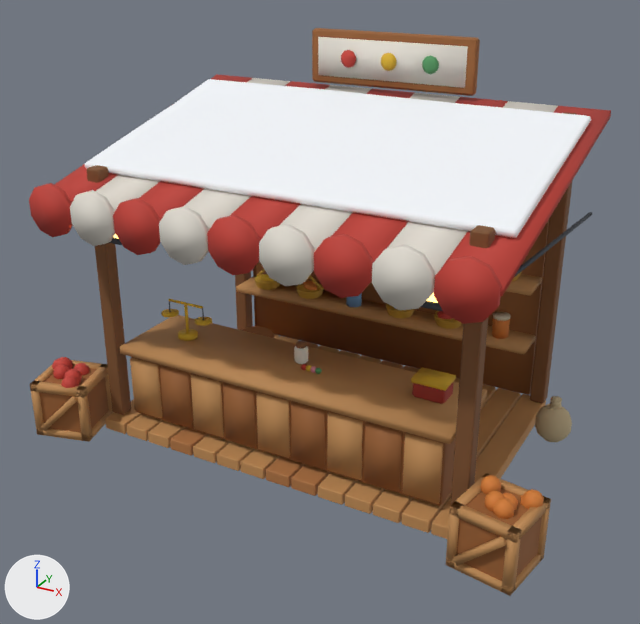
A saved change to the glTF model game/assets3d/buildings/market.glb.
Both versions are drawn from a 50 mm lens placed at (2.96, -5.44, 3.7), pointed at (0.07, -0.19, 1.07). Arrows for +X, +Y and +Z are at lower left; the lights stay in place. The older version comes first. Vertices at exactly the same position are counted once.

The first picture shows 'exterior', 'floor', 'interior', 'roof'.
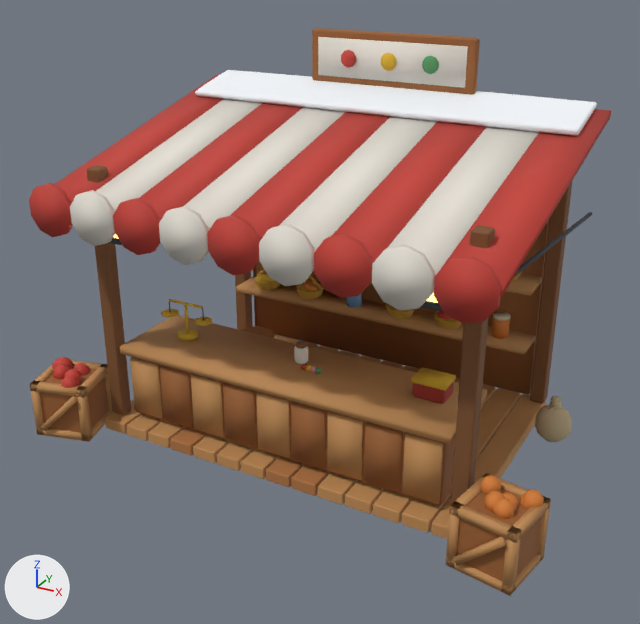
The edits, one by one:
me_roof is used by ob_roof; location (0.0, 0.0, 0.0).
me_roof had 602 vertices, 1076 faces and spanned x -1.7..1.7, y -1.19..1.16, z 1.63..2.92.
me_roof now has 602 vertices, 1076 faces and spans x -1.7..1.7, y -1.19..1.17, z 1.63..2.92.
me_roof part 1: 112 of 602 vertices moved; they spanned x -1.62..1.63, y -0.7..0.91, z 2.05..2.48 and now span x -1.6..1.6, y 0.66..1.17, z 2.37..2.53; mean shift (0.0, 0.81, 0.19); largest move (-1.6, -0.7, 2.07) -> (-1.58, 0.66, 2.39).

Boxes (x1, y1, x2, y2) around the edits, measured in the pictures (640 x 624 px; the box of a moved part takes in the faces that stretch with it):
part 1 of me_roof, moved or reshaped
    before: (84, 79, 591, 238)
    after: (195, 70, 597, 136)
